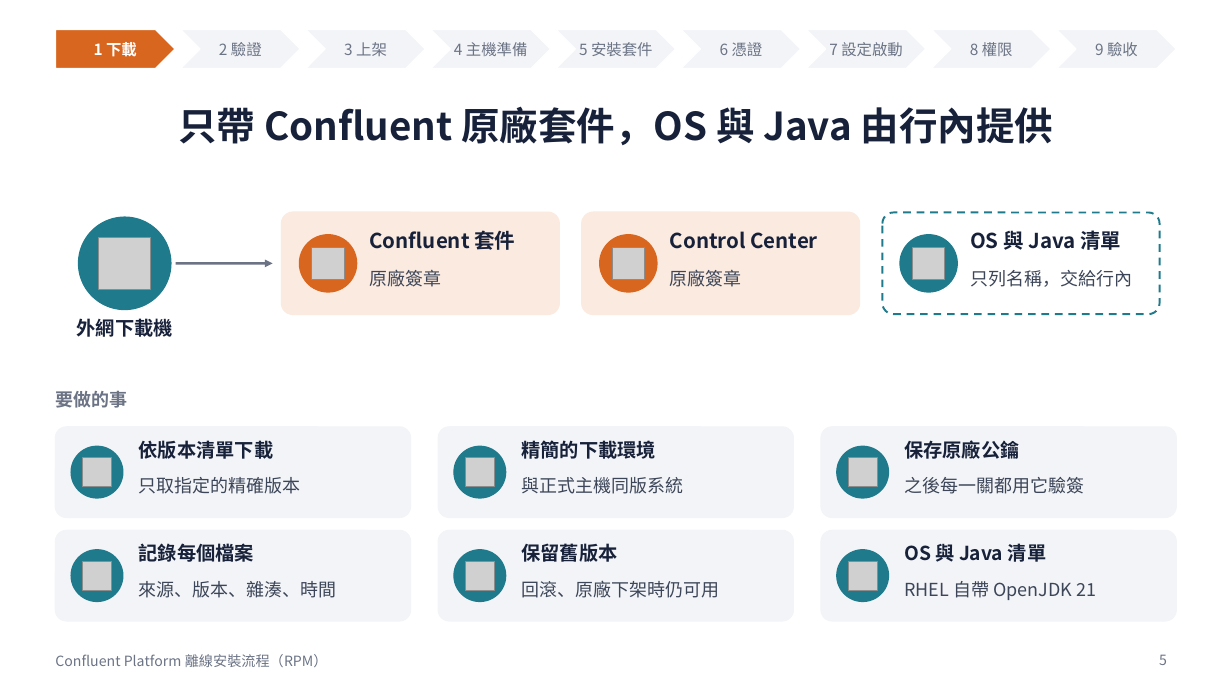
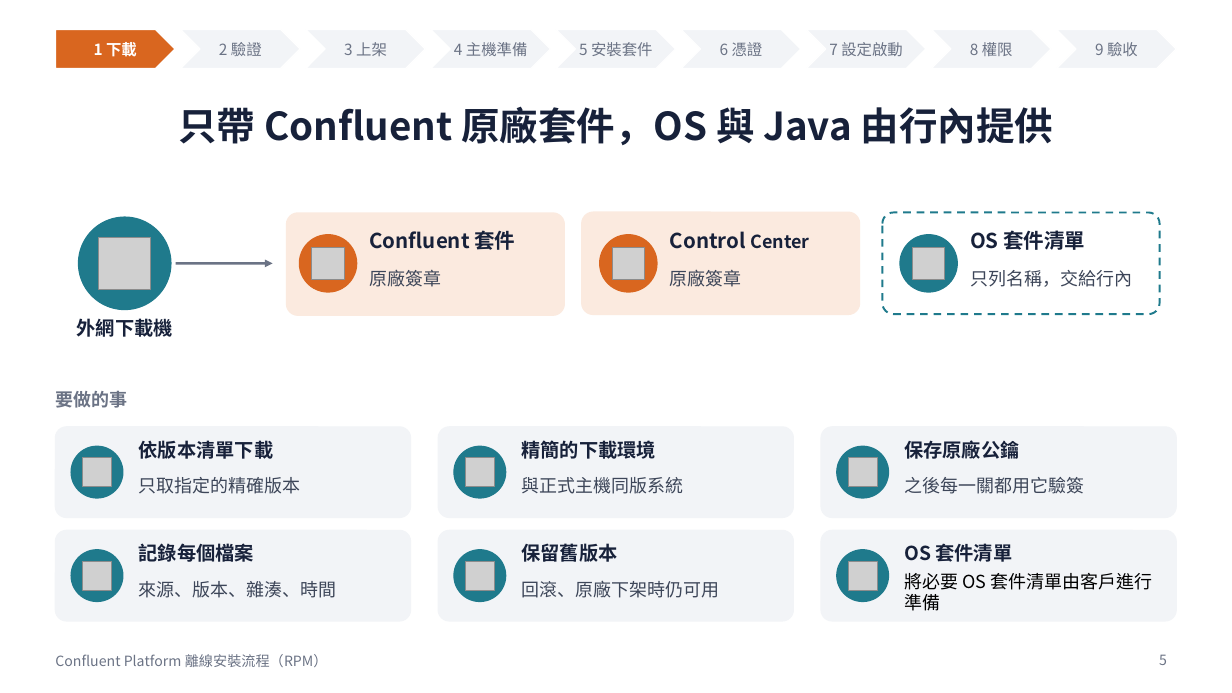
Before and after one commit to zxc81906119/kafka_install_ops, a slide deck: slide 5 of docs/Confluent-RPM安裝流程.pptx. Drawn at 1232x693 pixels with LibreOffice and Linux fonts; fonts in the diff are those of the drawing; grey boxes stand for pictures. Boxes give left, top, right and bottom in pixels: in the first picture for what was removed or moved away, otherwise in the second. Text is boxed around its words. In the diff, an @@ line names an element or a change of style, - is before the commit and + after.

```diff
--- a/docs/Confluent-RPM安裝流程.pptx
+++ b/docs/Confluent-RPM安裝流程.pptx
@@ rounded rectangle: place and size @@
-rounded rectangle at (282, 213, 559, 314)
+rounded rectangle at (287, 213, 564, 315)
@@ text "Control Center" at (670, 231, 809, 249): size 16 to 14 pt in "Center" @@
@@ text at (970, 230, 1085, 250): text changed @@
-OS 與 Java 清單
+OS 套件清單
@@ text at (904, 543, 1012, 562): text changed @@
-OS 與 Java 清單
+OS 套件清單
@@ text at (904, 573, 1152, 611): text changed; text colour #3D4659 to #000000 @@
-RHEL 自帶 OpenJDK 21
+將必要 OS 套件清單由客戶進行準備
```
Also in this commit, not shown: 2 other slides changed, 1 slide removed, 18 other files.
